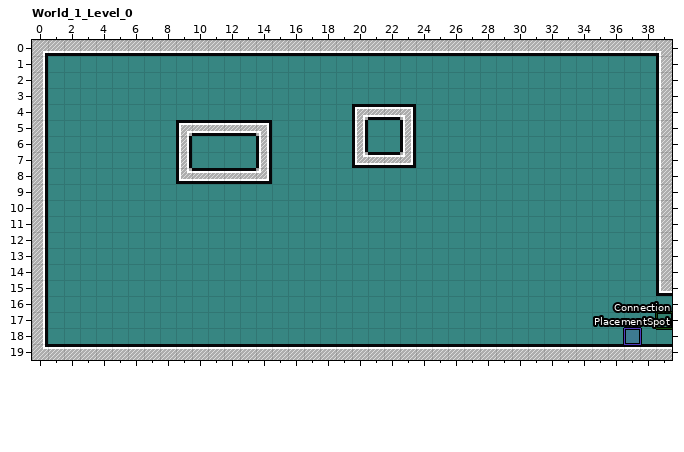
Two versions of a level (LDtk project, Assets/LDtkLevelManager/Samples/Basic/LDtk/LDtkSample.ldtk). Above is the file before it was changed.
Cells are 16x16 px. Shown: World_1_Level_0 x 0..39, y 0..19. The commit also changed other parts of the map, which this record leaves out.
The result:
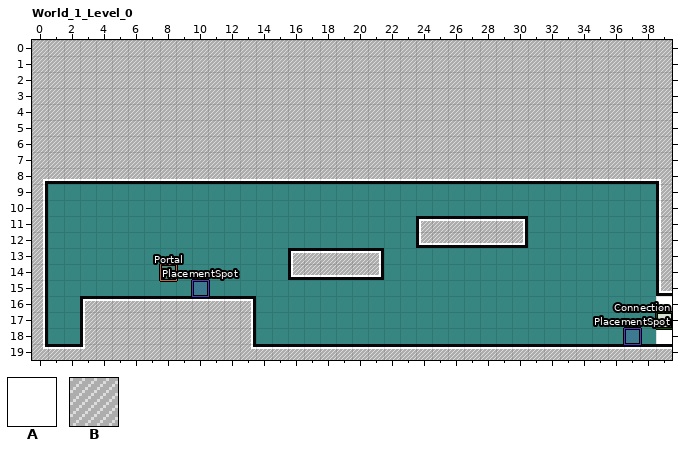
Key: from "Doors": A 9; from "Ground": B 1 "Common_Ground".
_ is an empty cell.
Objects are placed by their top-left corner, in cells (3,4 is the top-left corner of cell 3,4); size is 1x1 cell unless given.
The edit:
Changed rows in their new state; . is an unchanged cell.
Layer "Ground":
first column x 1:
 1 BBBBBBBBBBBBBBBBBBBBBBBBBBBBBBBBBBBBBB
 2 BBBBBBBBBBBBBBBBBBBBBBBBBBBBBBBBBBBBBB
 3 BBBBBBBBBBBBBBBBBBBBBBBBBBBBBBBBBBBBBB
 4 BBBBBBBBBBBBBBBBBBB....BBBBBBBBBBBBBBB
 5 BBBBBBBB......BBBBB.BB.BBBBBBBBBBBBBBB
 6 BBBBBBBB.BBBB.BBBBB.BB.BBBBBBBBBBBBBBB
 7 BBBBBBBB.BBBB.BBBBB....BBBBBBBBBBBBBBB
 8 BBBBBBBB......BBBBBBBBBBBBBBBBBBBBBBBB
11 .......................BBBBBBB........
12 .......................BBBBBBB........
13 ...............BBBBBB.................
14 ...............BBBBBB.................
16 ..BBBBBBBBBBB.........................
17 ..BBBBBBBBBBB.........................
18 ..BBBBBBBBBBB.........................
Layer "Doors":
first column x 39:
16 A
17 A
18 A
Layer "Navigation":
added: "PlacementSpot" rectangle at 10,15
added: "Portal" rectangle at 8,14
